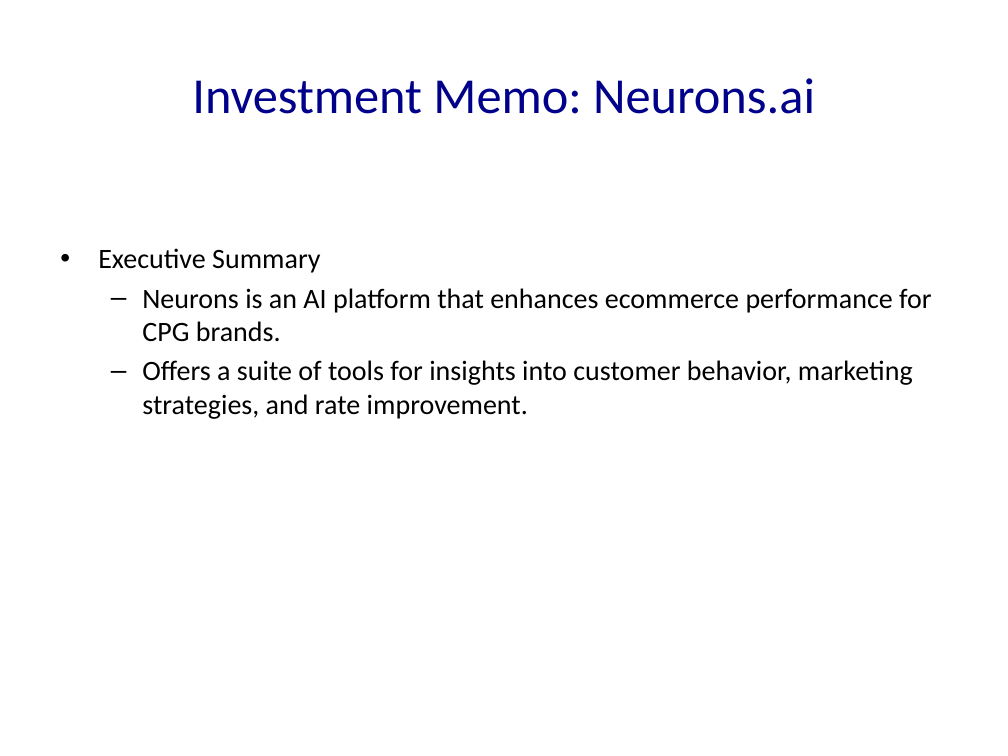
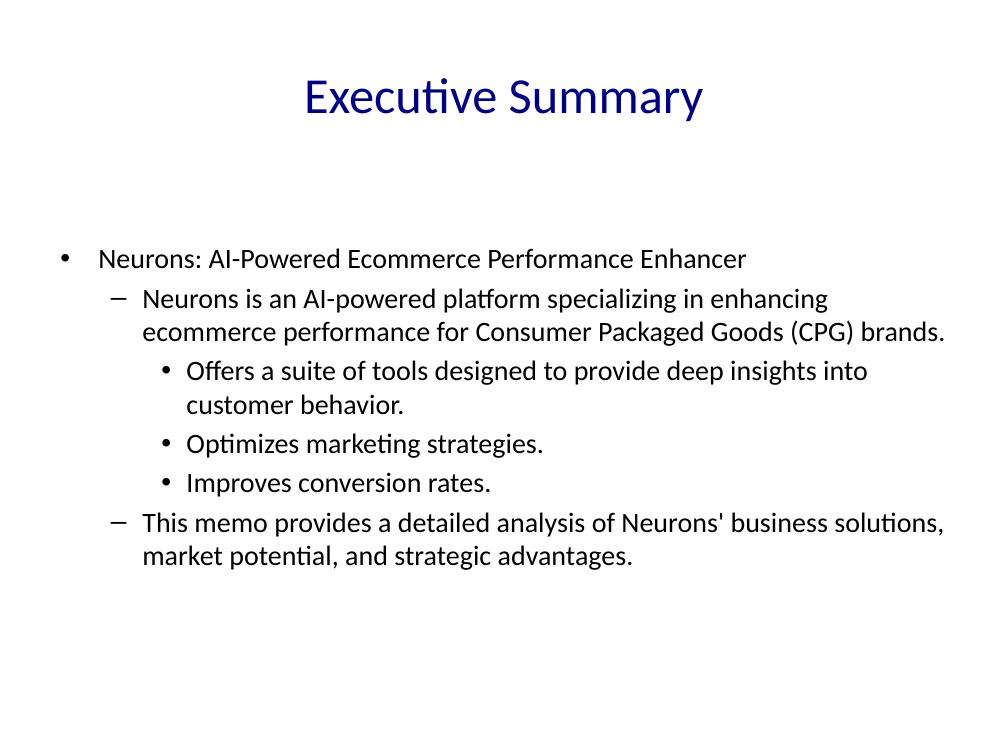
Before and after one commit to Frank-Gu-81/slides_autogeneration, a slide deck: slide 5 of Neuron_Solutions_Presentation.pptx (slide 3 before the commit). Drawn at 1008x756 pixels with LibreOffice and Linux fonts; fonts in the diff are those of the drawing. Boxes give left, top, right and bottom in pixels: in the first picture for what was removed or moved away, otherwise in the second. Text is boxed around its words. In the diff, an @@ line names an element or a change of style, - is before the commit and + after.

```diff
--- a/Neuron_Solutions_Presentation.pptx
+++ b/Neuron_Solutions_Presentation.pptx
@@ title at box(304, 78, 704, 121): text changed @@
-Investment Memo: Neurons.ai
+Executive Summary
@@ text at box(98, 248, 946, 570): text changed @@
-• Executive Summary
-  – Neurons is an AI platform that enhances ecommerce performance for CPG brands.
-  – Offers a suite of tools for insights into customer behavior, marketing strategies, and rate improvement.
+• Neurons: AI-Powered Ecommerce Performance Enhancer
+  – Neurons is an AI-powered platform specializing in enhancing ecommerce performance for Consumer Packaged Goods (CPG) brands.
+    • Offers a suite of tools designed to provide deep insights into customer behavior.
+    • Optimizes marketing strategies.
+    • Improves conversion rates.
+  – This memo provides a detailed analysis of Neurons' business solutions, market potential, and strategic advantages.
```
Also in this commit, not shown: 8 other slides changed, 48 slides added, 8 other files.
